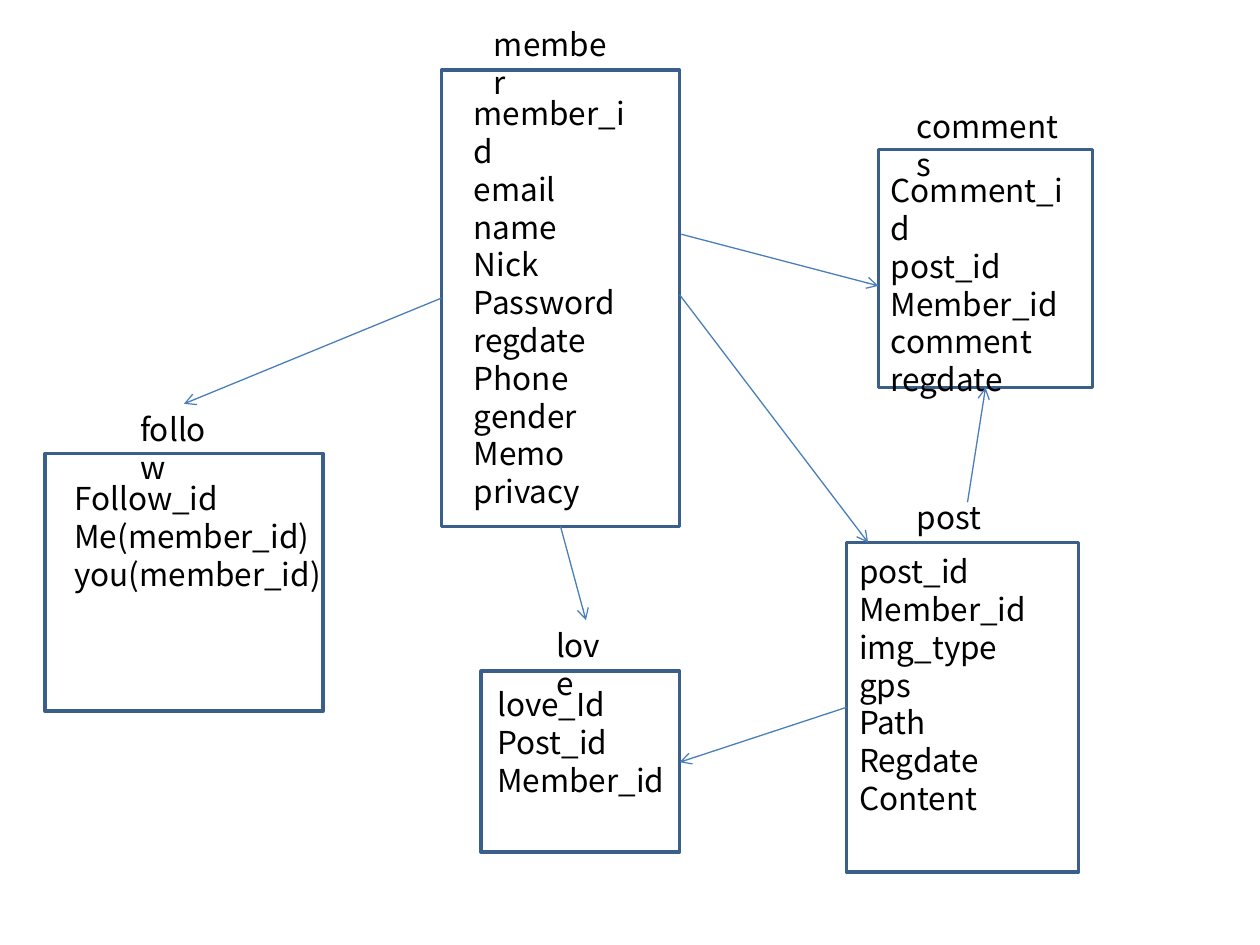
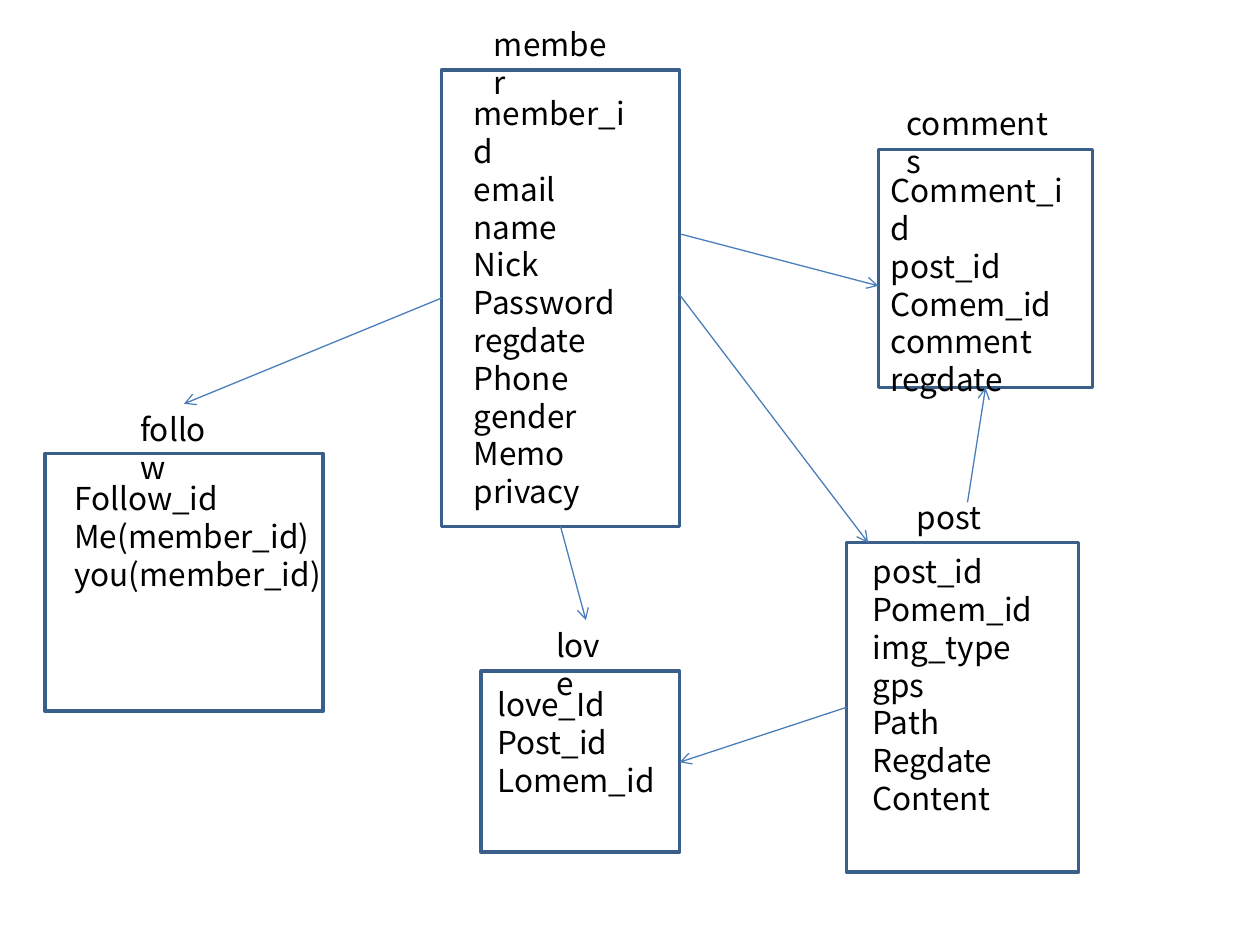
Before and after one commit to kmdrp/InstaProject, a slide deck: slide 1 of 인스타.pptx. Drawn at 1260x945 pixels with LibreOffice and Linux fonts; fonts in the diff are those of the drawing. Boxes give left, top, right and bottom in pixels: in the first picture for what was removed or moved away, otherwise in the second. Text is boxed around its words. In the diff, an @@ line names an element or a change of style, - is before the commit and + after.

```diff
--- a/인스타.pptx
+++ b/인스타.pptx
@@ text "comments": place and size @@
-text "comments" at (905,101,1080,151)
+text "comments" at (895,98,1070,149)
@@ text at (891,284,1052,321): text changed @@
-Member_id
+Comem_id
@@ text "post_id": place and size @@
-text "post_id" at (859,558,1026,811)
+text "post_id" at (873,558,1033,811)
@@ text at (873,589,1033,626): text changed @@
-Member_id
+Pomem_id
@@ text at (497,767,654,797): text changed @@
-Member_id
+Lomem_id
```
Also in this commit, not shown: 3 other files.
